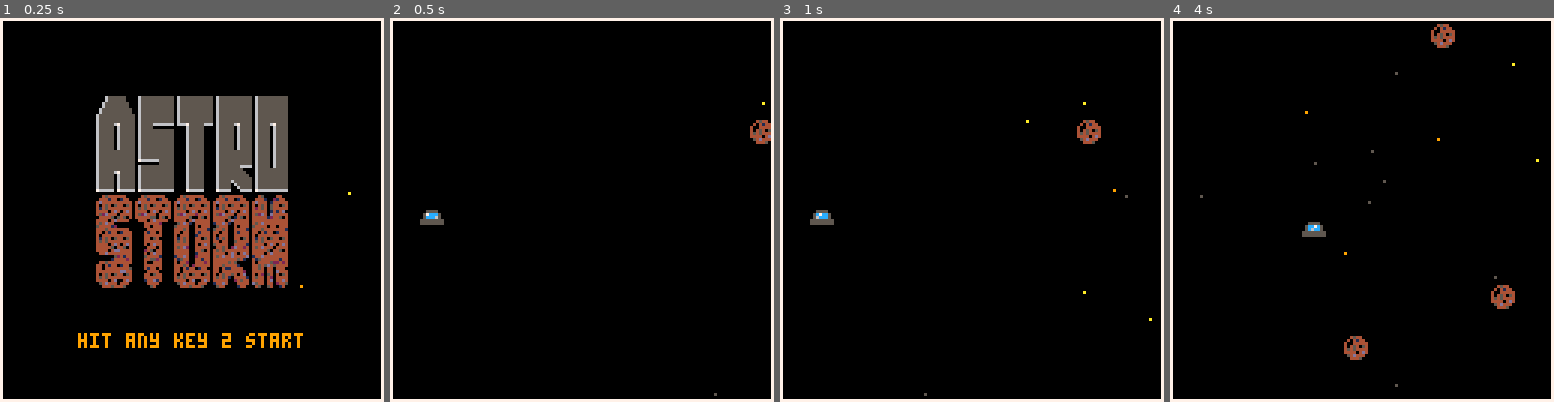
Above: before the commit, frames 1-4 (left to right).
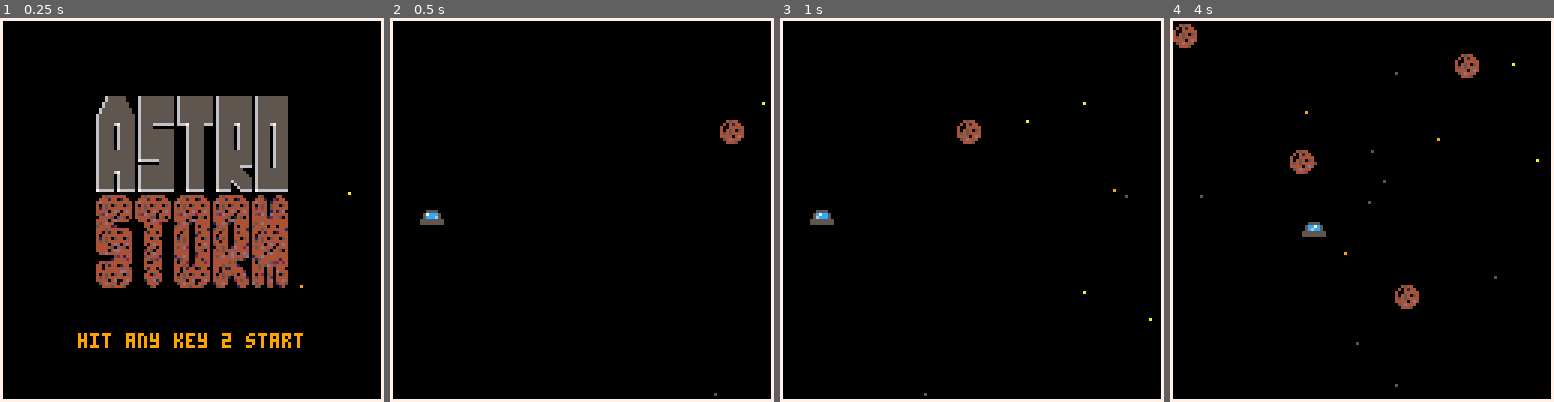
Above: after the commit, the same moments.

Repository: evenbrenden/astrostorm
Game: PICO-8 cartridge astrostorm.p8
The game is run twice, just before and just after one commit, with the same random seed, the same clock (stepped at 60 frames per second) and the same inputs.
Inputs:
- Up to frame 1 (0.25 s): no input
- Up to frame 2 (0.5 s): tap X (X key) at 0.33 s
- Up to frame 3 (1 s): tap O (Z key) at 0.7 s
- Up to frame 4 (4 s): tap X (X key) at 1.07, 1.85, 2.97 s; hold Right 1.6-2.1 s; tap O (Z key) every 0.4 s from 1.7 to 3.7 s; hold Up 2.15-2.42 s; hold Right 2.47-3.03 s; hold Left 3.08-3.58 s; hold Down 3.63-3.97 s

Frame 1 is identical in both runs. In frame 2, 0.5% of the frame differs, in the area x 85-100%, y 26-33%; in frame 3, 0.6%; in frame 4, 2.0%, in the area x 0-90%, y 1-90%.

Commit message:
Adjust difficulty progression

Diff:
--- a/astrostorm.p8
+++ b/astrostorm.p8
@@ -58,7 +58,7 @@
 
 function print_score()
     local score = "u lasted " .. seconds_alive .. " seconds"
-    if seconds_alive >= 120 then
+    if seconds_alive >= 60 then
         score = "wow " .. score .. "!"
     end
     print(score, 64 - 2*#score, 64 - 2, 9)
@@ -109,12 +109,11 @@
     local interval = 15*30
     if tick % interval == 0 and tick != 0 then
         asteroid_max_speed += 0.5
-        asteroid_max_speed = min(asteroid_max_speed, 4)
         asteroid_min_speed += 0.25
-        asteroid_min_speed = min(asteroid_min_speed, 4)
-        spawn_asteroid_interval -= 5
-        if spawn_asteroid_interval <= 4 then
-            spawn_asteroid_interval = 4
+        if spawn_asteroid_interval > 5 then
+            spawn_asteroid_interval -= 5
+        else
+            spawn_asteroid_interval = max(spawn_asteroid_interval - 1, 1)
         end
     end
 end
@@ -248,9 +247,9 @@
 
 function reset()
 
-    asteroid_max_speed = 1
-    asteroid_min_speed = 0.5
-    spawn_asteroid_interval = 30
+    asteroid_max_speed = 1.5
+    asteroid_min_speed = 1
+    spawn_asteroid_interval = 20
 
     objects = {}
     ship = { sprite = 0, x = 10, y = 64, w = 8, h = 5 }
